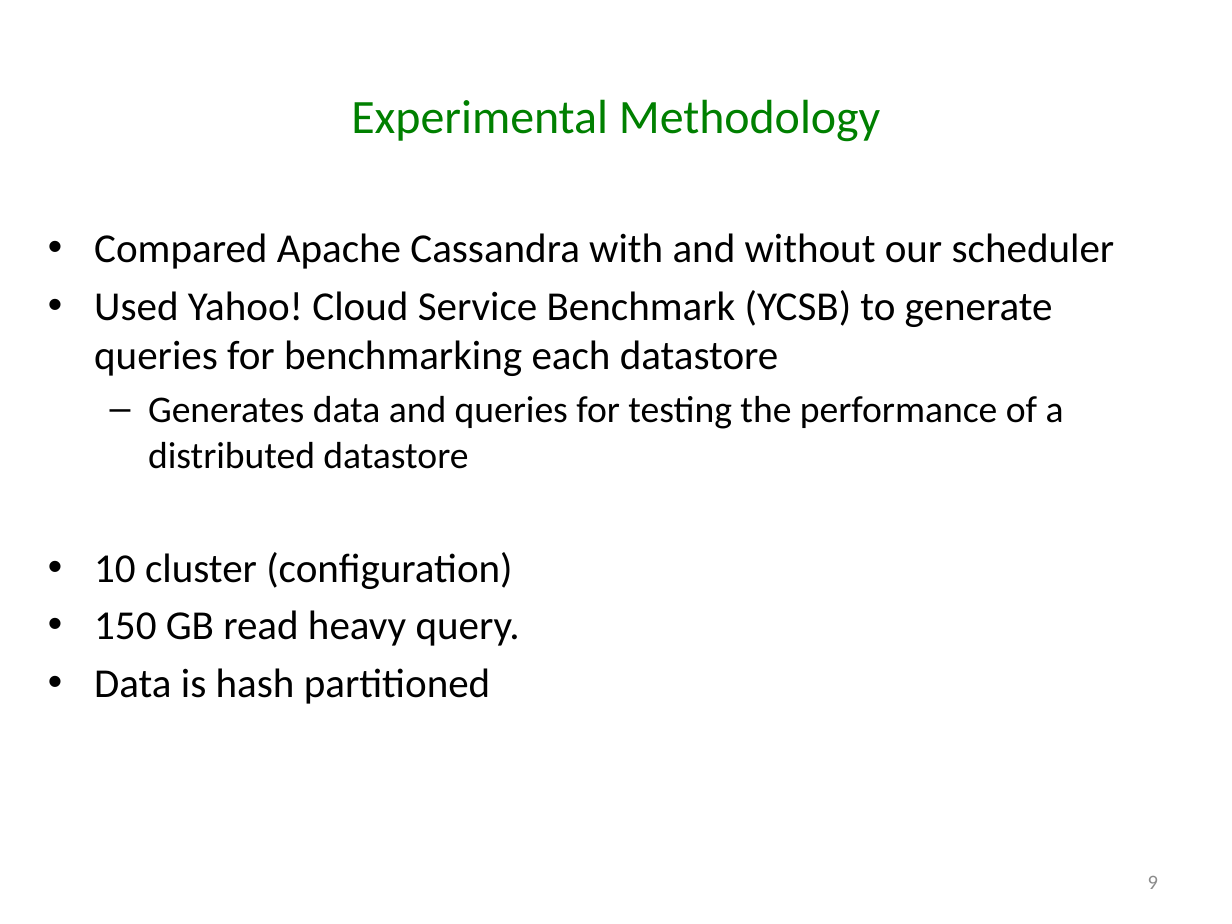
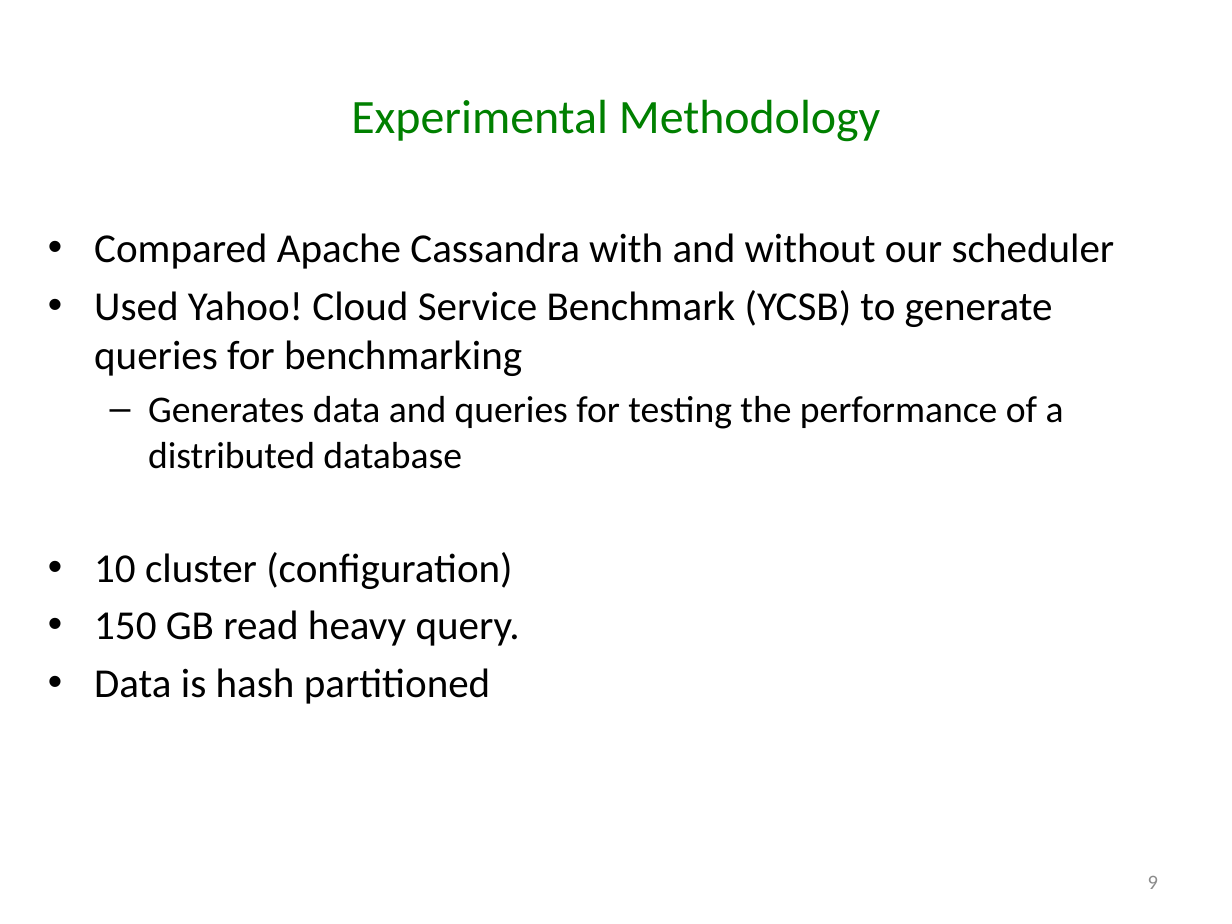
Before and after one commit to godares79/CS848-Project, a slide deck: slide 9 of PresentationSlides/Presentation.pptx. Drawn at 1232x924 pixels with LibreOffice and Linux fonts; fonts in the diff are those of the drawing. Boxes give left, top, right and bottom in pixels: in the first picture for what was removed or moved away, otherwise in the second. Text is boxed around its words. In the diff, an @@ line names an element or a change of style, - is before the commit and + after.

Commit message:
slides

```diff
--- a/PresentationSlides/Presentation.pptx
+++ b/PresentationSlides/Presentation.pptx
@@ text at [94, 290, 1064, 469]: text changed @@
-• Used Yahoo! Cloud Service Benchmark (YCSB) to generate queries for benchmarking each datastore
-  – Generates data and queries for testing the performance of a distributed datastore
+• Used Yahoo! Cloud Service Benchmark (YCSB) to generate queries for benchmarking
+  – Generates data and queries for testing the performance of a distributed database
```
Also in this commit, not shown: 1 other slide changed.
